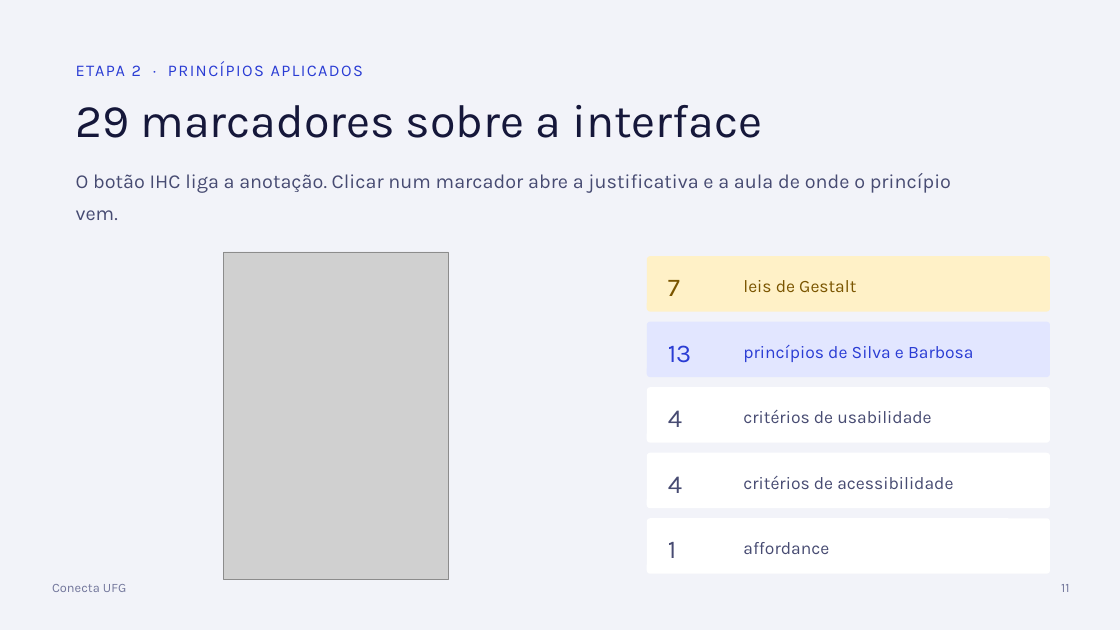
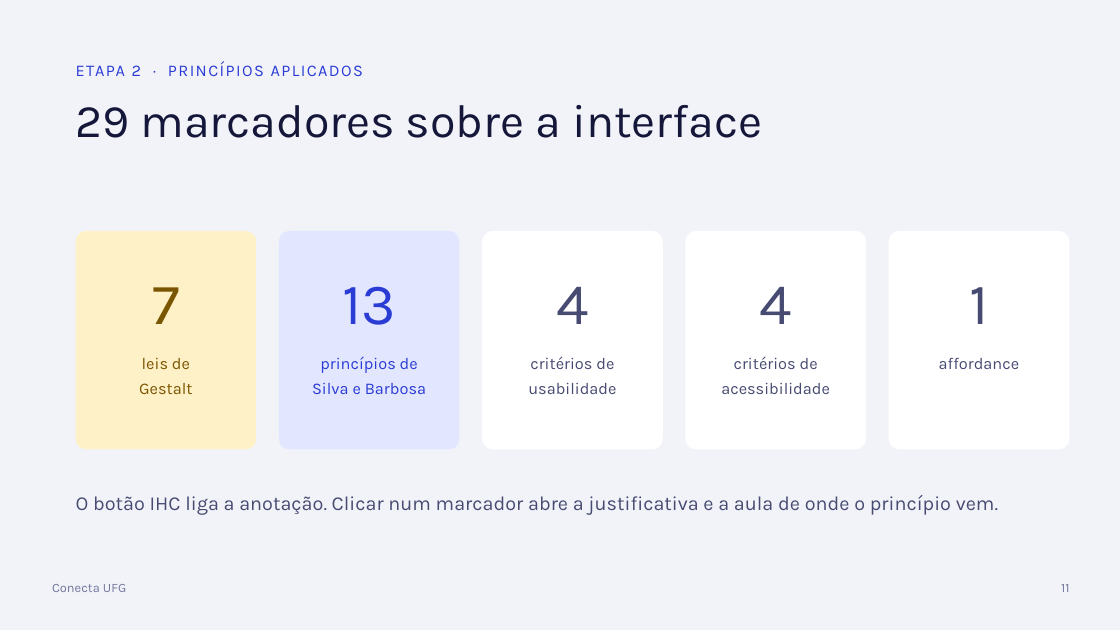
Before and after one commit to conecta-ufg/conecta-ufg, a slide deck: slide 12 of 05-Apresentacao/Apresentacao_Conecta_UFG.pptx. Drawn at 1120x630 pixels with LibreOffice and Linux fonts; fonts in the diff are those of the drawing; grey boxes stand for pictures. Boxes give left, top, right and bottom in pixels: in the first picture for what was removed or moved away, otherwise in the second. Text is boxed around its words. In the diff, an @@ line names an element or a change of style, - is before the commit and + after.

Commit message:
Link do prototipo clicavel e slide dos marcadores sem o print

```diff
--- a/05-Apresentacao/Apresentacao_Conecta_UFG.pptx
+++ b/05-Apresentacao/Apresentacao_Conecta_UFG.pptx
@@ rounded rectangle added at (76,231,256,450), fill #FFF1C7 @@
@@ rounded rectangle added at (279,231,460,450), fill #E2E6FF @@
@@ rounded rectangle added at (482,231,663,450), fill #FFFFFF @@
@@ rounded rectangle added at (686,231,866,450), fill #FFFFFF @@
@@ rounded rectangle added at (889,231,1070,450), fill #FFFFFF @@
@@ text "7": place and size @@
-text "7" at (668,280,680,296)
+text "7" at (152,287,179,324)
@@ picture removed at (224,252,449,580) @@
@@ text "13": place and size @@
-text "13" at (668,345,692,363)
+text "13" at (342,286,396,325)
@@ text "4": place and size @@
-text "4" at (668,410,682,427)
+text "4" at (556,287,589,324)
@@ rounded rectangle removed at (647,256,1050,312) @@
@@ text "4": place and size @@
-text "4" at (668,476,682,493)
+text "4" at (759,287,792,324)
@@ size 22 to 50 pt; alignment left to centre in 5 elements at (152,287,179,324), (342,286,396,325), (556,287,589,324), (759,287,792,324), (969,287,988,324) @@
@@ text "1": place and size @@
-text "1" at (668,542,676,558)
+text "1" at (969,287,988,324)
@@ rounded rectangle removed at (647,322,1050,377) @@
@@ text at (139,358,192,394): text changed; size 15 to 14 pt @@
-leis de Gestalt
+leis de
+Gestalt
@@ text at (312,357,426,394): text changed; size 15 to 14 pt @@
-princípios de Silva e Barbosa
+princípios de
+Silva e Barbosa
@@ text at (528,356,616,394): text changed; size 15 to 14 pt @@
-critérios de usabilidade
+critérios de
+usabilidade
@@ text at (721,357,830,394): text changed; size 15 to 14 pt @@
-critérios de acessibilidade
+critérios de
+acessibilidade
@@ text "affordance": place and size @@
-text "affordance" at (743,542,829,554)
+text "affordance" at (939,357,1019,369)
@@ text "affordance" at (939,357,1019,369): size 15 to 14 pt; alignment left to centre; line spacing 1.15 to 1.25 @@
@@ rounded rectangle removed at (647,387,1050,443) @@
@@ rounded rectangle removed at (647,453,1050,508) @@
@@ text "O botão IHC liga a ..." rewrapped from (76,173,951,220) to (76,495,998,515) @@
@@ rounded rectangle removed at (647,518,1050,574) @@
```
Also in this commit, not shown: 1 other slide changed, 2 other files.
